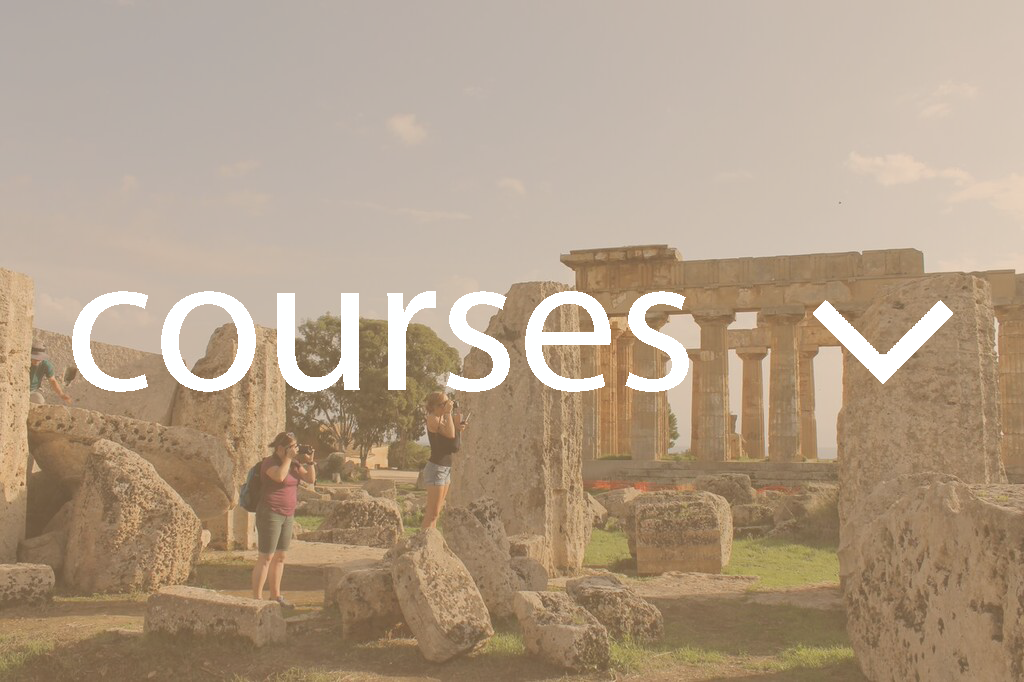
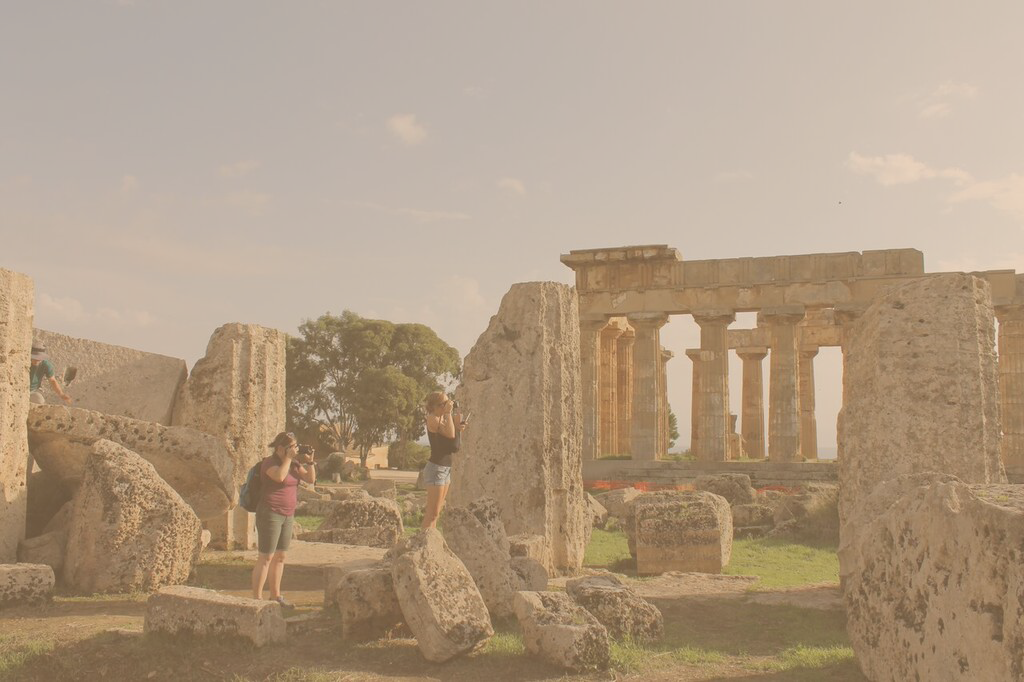
Before/after of a 1024 × 682 layered artwork. What changed in the layer stack:
removed layer "less" over [813, 300, 953, 384]
removed layer "courses" over [72, 291, 689, 392]
